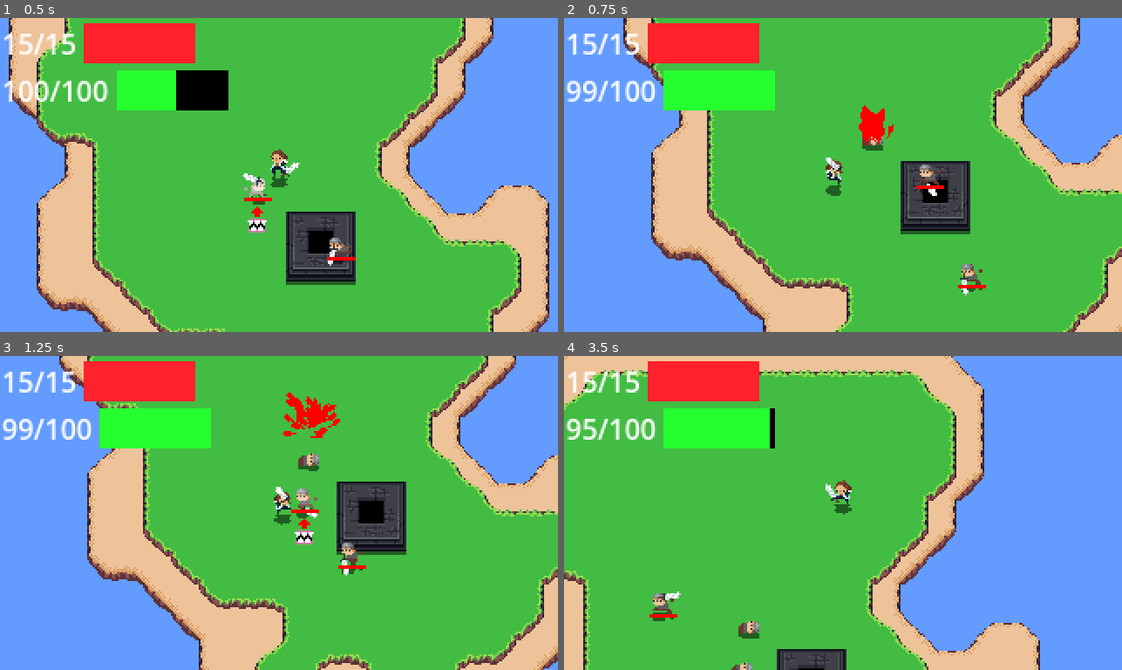
Above: before the commit, frames 1-4 (two rows, left to right).
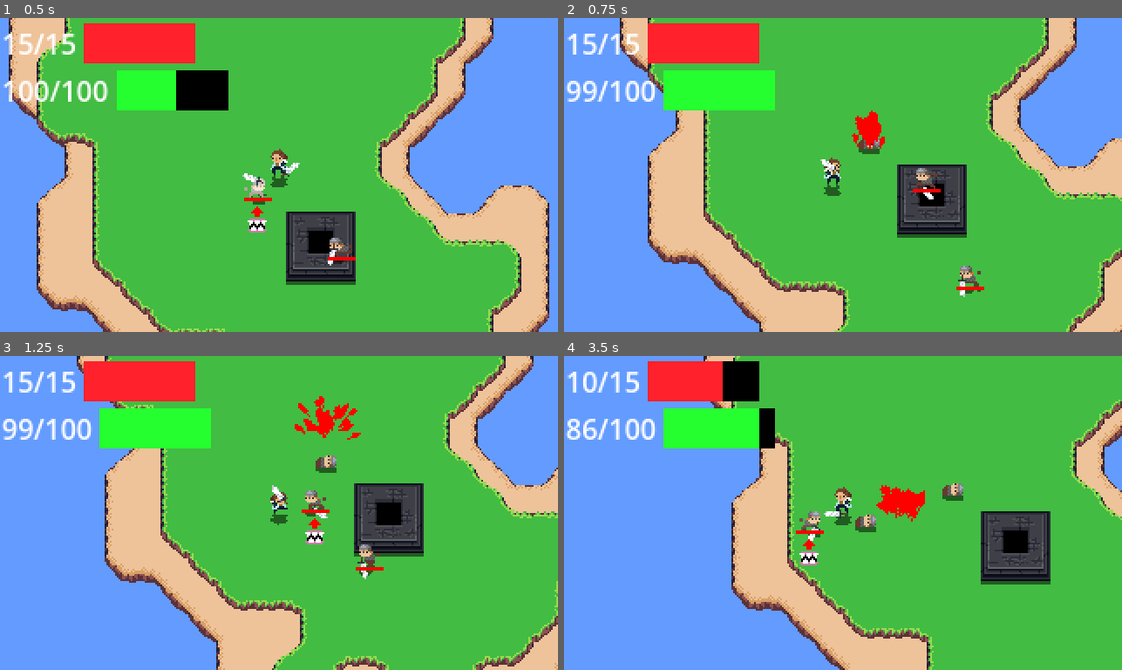
Above: after the commit, the same moments.

Repository: IAmCheeseman/cannibalism-game
Game: Godot game, scene res://scenes/world.tscn
Two runs of this game, one before a commit and one after it. Both use one fixed random seed, a clock stepped at 60 frames per second and the inputs below.
Inputs (mouse positions are in pixels of both pictures, inside the frame that each line leads up to):
- Up to frame 1 (0.5 s): no input
- Up to frame 2 (0.75 s): move the mouse to (965, 159) at 0.52 s; hold D (right) from 0.53 s (still down); hold Space (eat) from 0.53 s (still down)
- Up to frame 3 (1.25 s): keep holding D (right); keep holding Space (eat)
- Up to frame 4 (3.5 s): move the mouse to (731, 528) at 1.27 s; release D (right) at 1.28 s; release Space (eat) at 1.28 s; hold S (down) 1.28-2.03 s; click (731, 528) at 1.35 s; tap Space (eat) at 1.55, 2.85 s; move the mouse to (898, 443) at 2.02 s; hold D (right) 2.03-2.78 s; hold Space (eat) 2.03-2.78 s; move the mouse to (815, 575) at 2.77 s; hold W (up) from 2.78 s (still down)

Frame 1 is identical in both runs. In frame 2, 9.0% of the frame differs, in the area x 10-100%, y 0-100%; in frame 3, 18%; in frame 4, 79%, in the area x 0-100%, y 0-100%.

Commit message:
munching polish

Diff:
--- a/scenes/player.gd
+++ b/scenes/player.gd
@@ -6,6 +6,7 @@
 @onready var anim: AnimationPlayer = $AnimationPlayer
 @onready var sword: Sword = $Sword
 @onready var health: Health = $Health
+@onready var eat_wait: Timer = $EatWait
 
 @export var speed: float = 150
 @export var accel: float = 15
@@ -48,7 +49,7 @@
   input = input.normalized()
 
   if input.length() > 0:
-    anim.play("walk")
+    anim.play("walk", -1, 0.2 + velocity.length() / speed)
     take_stamina(5 * delta * eat_speed_modifier)
   else:
     anim.play("idle")
@@ -66,8 +67,7 @@
     take_stamina(sword.stamina_cost)
     sword.attack()
 
-func _input(event: InputEvent) -> void:
-  if event.is_action_pressed("eat") and eat_target:
+  if Input.is_action_just_pressed("eat") and eat_target and eat_speed_modifier > 0.75:
     if not is_instance_valid(eat_target):
       eat_target = null
       return
@@ -78,7 +78,7 @@
   velocity = direction * 400
 
   if global_position.distance_to(eat_target.global_position) < 5:
-    state_machine.set_current(s_default)
+    state_machine.set_current(s_eat_wait)
 
   move_and_slide()
 
@@ -95,10 +95,16 @@
   eat_target = null
 
 func _eat_wait_start() -> void:
-  pass
+  eat_wait.start()
 
-func _eat_wait_process() -> void:
-  pass
+func _eat_wait_process(delta: float) -> void:
+  anim.play("idle")
+
+  velocity = Utils.delta_lerp(velocity, Vector2.ZERO, accel, delta)
+  move_and_slide()
+
+  if eat_wait.is_stopped():
+    state_machine.set_current(s_default)
 
 func _on_died() -> void:
   state_machine.set_current(s_dead)
--- a/scenes/player.tscn
+++ b/scenes/player.tscn
@@ -126,4 +126,8 @@
 [node name="Hud" parent="CanvasLayer" node_paths=PackedStringArray("health") instance=ExtResource("7_pr008")]
 health = NodePath("../../Health")
 
+[node name="EatWait" type="Timer" parent="."]
+wait_time = 0.5
+one_shot = true
+
 [connection signal="died" from="Health" to="." method="_on_died"]
